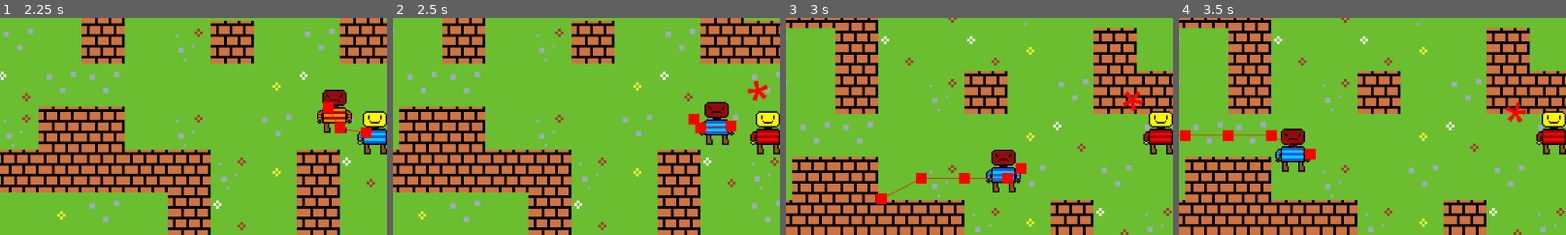
Above: before the commit, frames 1-4 (left to right).
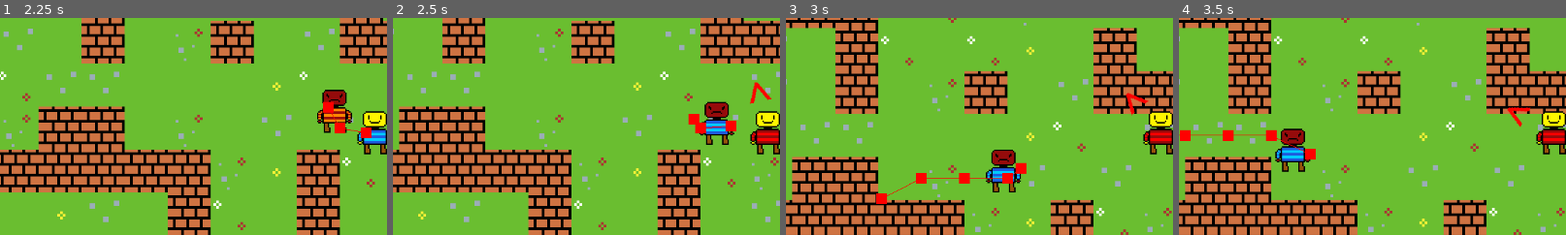
Above: after the commit, the same moments.

Repository: LegoMaster7001/fargo-game-jam-2025
Game: Godot game, scene res://Scenes/Game.tscn
Two runs of this game, one before a commit and one after it. Both use one fixed random seed, a clock stepped at 60 frames per second and the inputs below.
Inputs:
- Up to frame 1 (2.25 s): hold Right (ui_right) 0.53-1.28 s; hold Space (call_groundies) 0.53-1.28 s; hold Down (ui_down) 1.28-2.03 s; tap E at 1.35 s; hold Right (ui_right) from 2.03 s (still down); hold Space (call_groundies) from 2.03 s (still down)
- Up to frame 2 (2.5 s): keep holding Right (ui_right); keep holding Space (call_groundies)
- Up to frame 3 (3 s): release Right (ui_right) at 2.78 s; release Space (call_groundies) at 2.78 s; hold Up (ui_up) from 2.78 s (still down); tap E at 2.85 s
- Up to frame 4 (3.5 s): keep holding Up (ui_up)
The pictures show only the part of the screen within x 2-52%, y 24-73%; the shares and areas given below are measured in that part.

Frame 1 is identical in both runs. In frame 2, 0.3% of the frame differs, in the area x 91-98%, y 29-40%; in frame 3, 0.3%; in frame 4, 0.3%, in the area x 84-91%, y 38-51%.

Commit message:
change compass character from * to ^

Diff:
--- a/Scenes/hud.tscn
+++ b/Scenes/hud.tscn
@@ -77,7 +77,7 @@
 offset_bottom = -32.0
 grow_horizontal = 2
 grow_vertical = 2
-text = "*"
+text = "^"
 label_settings = SubResource("LabelSettings_fccik")
 horizontal_alignment = 1
 vertical_alignment = 1
